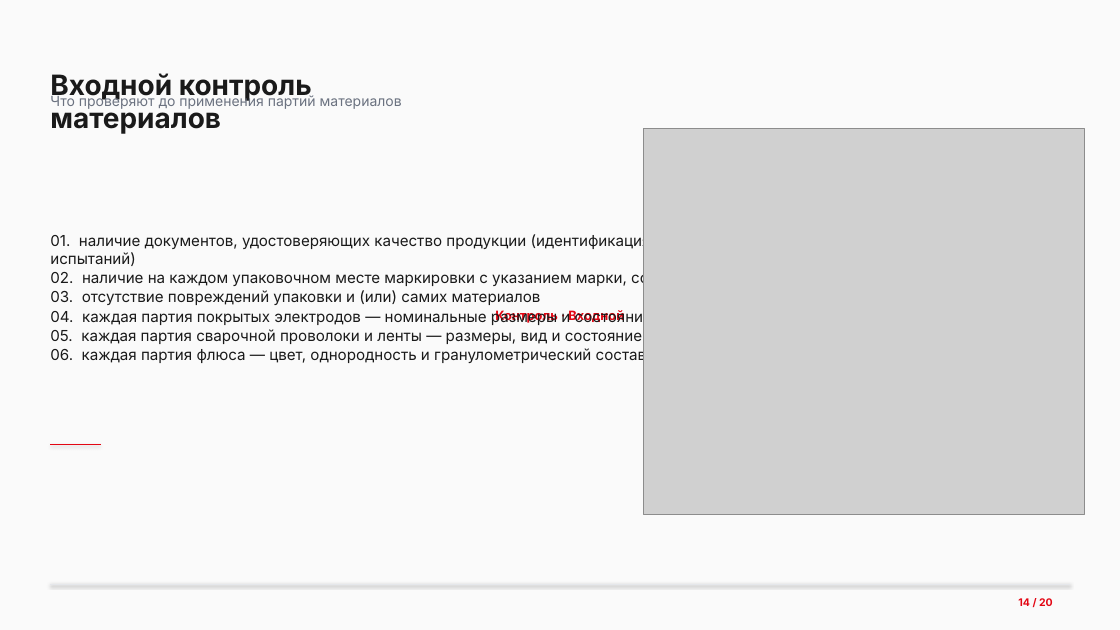
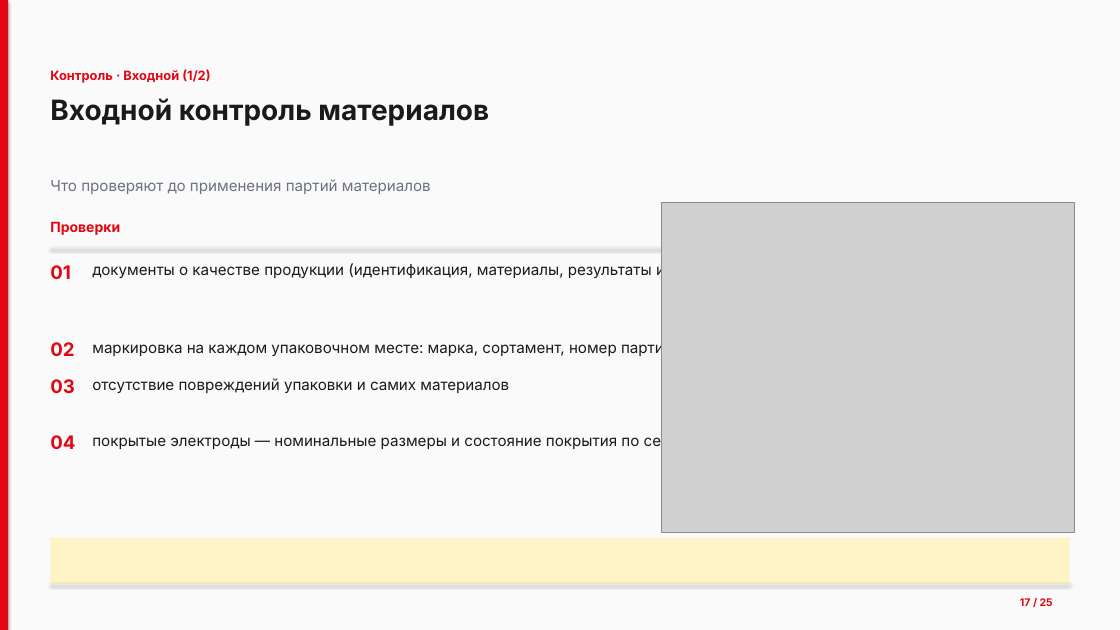
Before and after one commit to lysakalenushka-hash/-, a slide deck: slide 17 of Презентация_Сварочные_работы.pptx (slide 14 before the commit). Drawn at 1120x630 pixels with LibreOffice and Linux fonts; fonts in the diff are those of the drawing; grey boxes stand for pictures. Boxes give left, top, right and bottom in pixels: in the first picture for what was removed or moved away, otherwise in the second. Text is boxed around its words. In the diff, an @@ line names an element or a change of style, - is before the commit and + after.

```diff
--- a/Презентация_Сварочные_работы.pptx
+++ b/Презентация_Сварочные_работы.pptx
@@ rectangle added at (0,0,8,630), fill #E30613 @@
@@ text added at (50,69,210,83), 11 pt, text #E30613, bold @@
+Контроль · Входной (1/2)
@@ text "Входной контроль материалов" rewrapped from (50,73,312,134) to (50,98,489,126) @@
@@ text "Что проверяют до применения партий ...": place and size @@
-text "Что проверяют до применения партий ..." at (50,94,402,109)
+text "Что проверяют до применения партий ..." at (50,179,431,194)
@@ text "Что проверяют до применения партий ..." at (50,179,431,194): size 12 to 13 pt @@
@@ picture: place and size @@
-picture at (644,129,1085,514)
+picture at (661,202,1075,534)
@@ text removed at (50,232,718,364) @@
-01. наличие документов, удостоверяющих качество продукции (идентификация, материалы производства, результаты контроля и испытаний)
-02. наличие на каждом упаковочном месте маркировки с указанием марки, сортамента и номера партии
-03. отсутствие повреждений упаковки и (или) самих материалов
-04. каждая партия покрытых электродов — номинальные размеры и состояние покрытия по сертификату качества
-05. каждая партия сварочной проволоки и ленты — размеры, вид и состояние поверхности, маркировка
-06. каждая партия флюса — цвет, однородность и гранулометрический состав
@@ text added at (50,221,120,235), 12 pt, text #E30613, bold @@
+Проверки
@@ line added from (50, 248) to (1070, 248), #E5E7EB 0.5 pt @@
@@ text added at (50,265,71,279), 16 pt, text #E30613, bold @@
+01
@@ text added at (92,262,742,279), 13 pt, text #1A1A1A @@
+документы о качестве продукции (идентификация, материалы, результаты испытаний)
@@ text in rectangle at (495,310,624,324): text removed @@
-Контроль · Входной
@@ text added at (50,342,74,356), 16 pt, text #E30613, bold @@
+02
@@ text added at (92,340,673,357), 13 pt, text #1A1A1A @@
+маркировка на каждом упаковочном месте: марка, сортамент, номер партии
@@ text added at (50,379,75,393), 16 pt, text #E30613, bold @@
+03
@@ text added at (92,378,509,393), 13 pt, text #1A1A1A @@
+отсутствие повреждений упаковки и самих материалов
@@ line removed from (50, 444) to (101, 444) @@
@@ text added at (50,435,75,449), 16 pt, text #E30613, bold @@
+04
@@ text added at (92,433,739,450), 13 pt, text #1A1A1A @@
+покрытые электроды — номинальные размеры и состояние покрытия по сертификату
@@ rectangle added at (50,538,1070,584), fill #FEF3C7 @@
@@ text at (1020,598,1053,606): text changed @@
-14 / 20
+17 / 25
```
Also in this commit, not shown: 19 other slides changed, 5 slides added, 1 other file.
